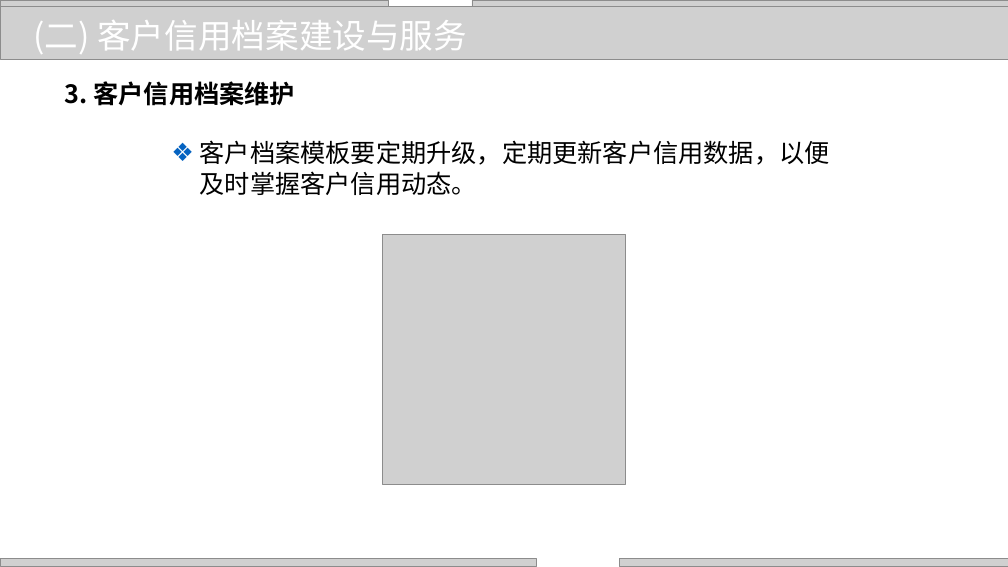
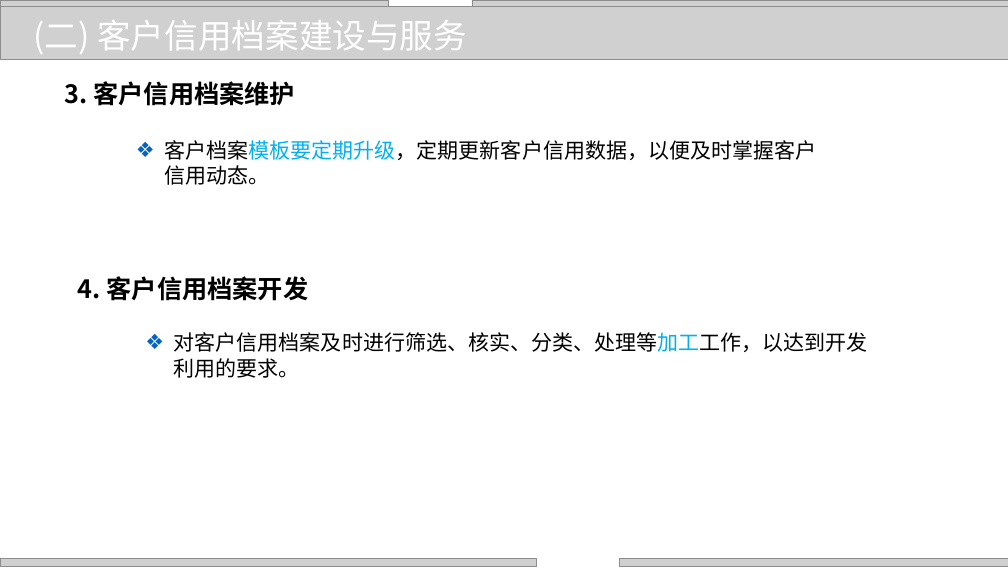
Before and after one commit to zhangjianzhang/internet_credit, a slide deck: slide 43 of files/slides/lecture_9.pptx. Drawn at 1008x567 pixels with LibreOffice and Linux fonts; fonts in the diff are those of the drawing; grey boxes stand for pictures; background and template pictures are left out. Boxes give left, top, right and bottom in pixels: in the first picture for what was removed or moved away, otherwise in the second. Text is boxed around its words. In the diff, an @@ line names an element or a change of style, - is before the commit and + after.

```diff
--- a/files/slides/lecture_9.pptx
+++ b/files/slides/lecture_9.pptx
@@ text "客户档案模板要定期升级，定期更新客户信用数据，以便及时掌握客户信用动态。": place and size @@
-text "客户档案模板要定期升级，定期更新客户信用数据，以便及时掌握客户信用动态。" at [200, 140, 830, 195]
+text "客户档案模板要定期升级，定期更新客户信用数据，以便及时掌握客户信用动态。" at [164, 140, 816, 185]
@@ text "客户档案模板要定期升级，定期更新客户信用数据，以便及时掌握客户信用动态。" at [164, 140, 816, 185]: size 24 to 20 pt; text colour #000000 to #00B0F0 in "客户档案模板要定期升级，定期更新客户信用数据，以便及时掌握客户信用动态。" @@
@@ picture removed at [383, 234, 625, 485] @@
@@ text added at [78, 276, 309, 301], 24 pt, text #000000, bold @@
+4. 客户信用档案开发
@@ text added at [174, 332, 868, 378], 20 pt, text #000000 @@
+❖ 对客户信用档案及时进行筛选、核实、分类、处理等加工工作，以达到开发利用的要求。
```
Also in this commit, not shown: 37 other slides changed, 1 slide removed, 4 other files.
